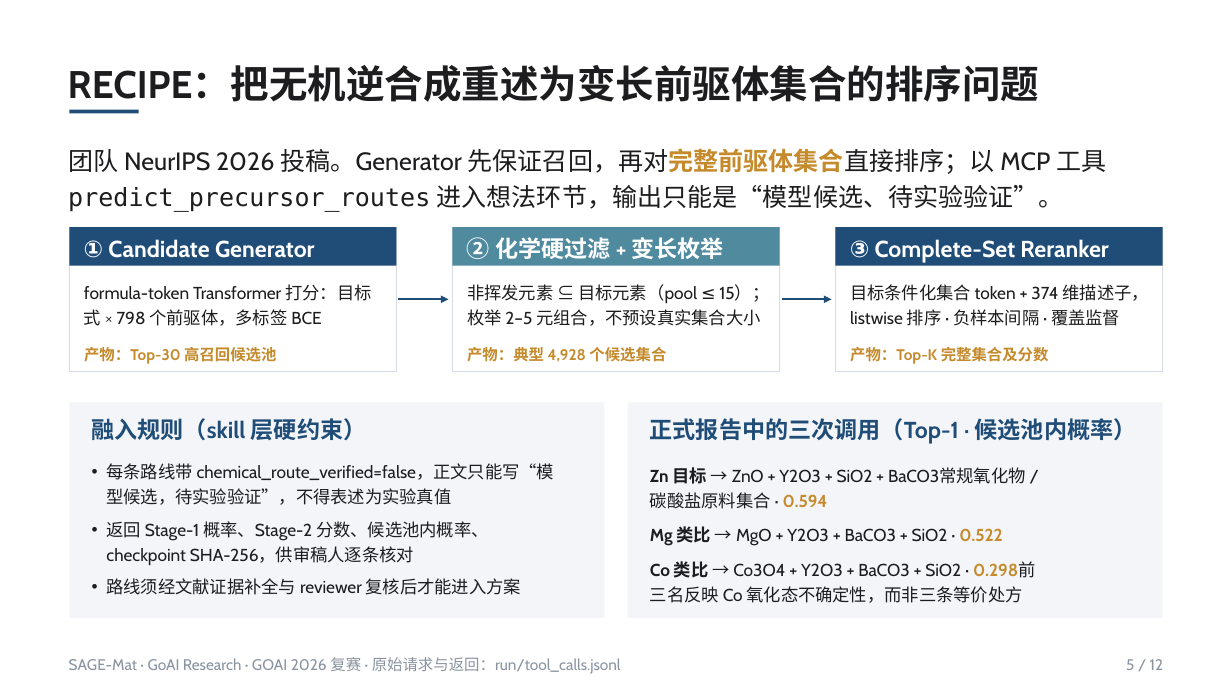
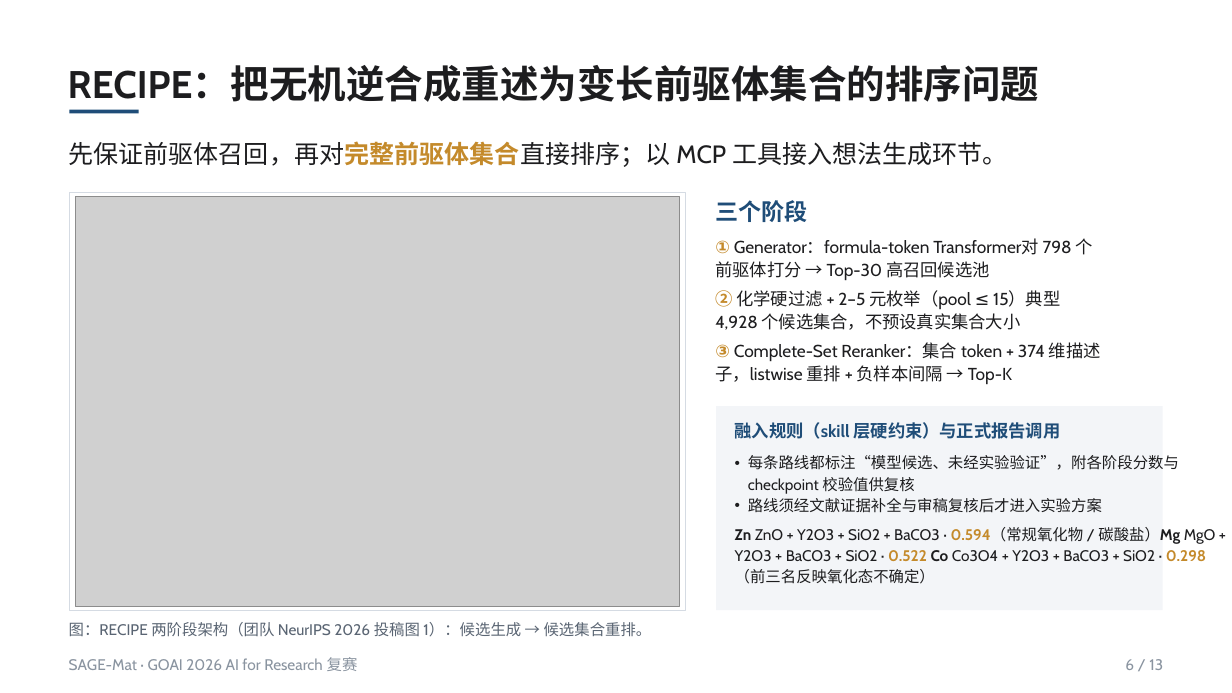
Before and after one commit to asimfish/goai_research, a slide deck: slide 6 of submission/goai_final/deck/SAGE-Mat_复赛方案说明.pptx (slide 5 before the commit). Drawn at 1232x693 pixels with LibreOffice and Linux fonts; fonts in the diff are those of the drawing; grey boxes stand for pictures. Boxes give left, top, right and bottom in pixels: in the first picture for what was removed or moved away, otherwise in the second. Text is boxed around its words. In the diff, an @@ line names an element or a change of style, - is before the commit and + after.

```diff
--- a/submission/goai_final/deck/SAGE-Mat_复赛方案说明.pptx
+++ b/submission/goai_final/deck/SAGE-Mat_复赛方案说明.pptx
@@ text at box(68, 141, 1008, 167): text changed @@
-团队 NeurIPS 2026 投稿。Generator 先保证召回，再对完整前驱体集合直接排序；以 MCP 工具 predict_precursor_routes 进入想法环节，输出只能是“模型候选、待实验验证”。
+先保证前驱体召回，再对完整前驱体集合直接排序；以 MCP 工具接入想法生成环节。
@@ rectangle: place and size @@
-rectangle at box(69, 227, 396, 372)
+rectangle at box(69, 192, 686, 610)
@@ picture added at box(75, 196, 679, 606) @@
@@ text added at box(715, 200, 807, 222), 18 pt, text #1F4D78, bold @@
+三个阶段
@@ text added at box(715, 238, 1101, 384), 13.5 pt, text #1D1D1F @@
+① Generator：formula-token Transformer对 798 个前驱体打分 → Top-30 高召回候选池
+② 化学硬过滤 + 2–5 元枚举（pool ≤ 15）典型 4,928 个候选集合，不预设真实集合大小
+③ Complete-Set Reranker：集合 token + 374 维描述子，listwise 重排 + 负样本间隔 → Top-K
@@ group removed at box(69, 227, 396, 364): 3 texts, 1 rectangle @@
-① Candidate Generator
-formula-token Transformer 打分：目标式 × 798 个前驱体，多标签 BCE
-产物：Top-30 高召回候选池
@@ group removed at box(398, 227, 780, 372): 3 texts, 2 rectangles, 1 arrow @@
-② 化学硬过滤 + 变长枚举
-非挥发元素 ⊆ 目标元素（pool ≤ 15）；枚举 2–5 元组合，不预设真实集合大小
-产物：典型 4,928 个候选集合
@@ group removed at box(782, 227, 1163, 372): 3 texts, 2 rectangles, 1 arrow @@
-③ Complete-Set Reranker
-目标条件化集合 token + 374 维描述子，listwise 排序 · 负样本间隔 · 覆盖监督
-产物：Top-K 完整集合及分数
@@ rectangle removed at box(69, 402, 604, 617) @@
@@ text removed at box(650, 418, 1137, 444) @@
-正式报告中的三次调用（Top-1 · 候选池内概率）
@@ rectangle: place and size @@
-rectangle at box(628, 402, 1163, 617)
+rectangle at box(716, 407, 1163, 611)
@@ text at box(735, 422, 1061, 439): text changed; size 18 to 13.5 pt @@
-融入规则（skill 层硬约束）
+融入规则（skill 层硬约束）与正式报告调用
@@ text removed at box(106, 463, 555, 595) @@
-• 每条路线带 chemical_route_verified=false，正文只能写“模型候选，待实验验证”，不得表述为实验真值
-• 返回 Stage-1 概率、Stage-2 分数、候选池内概率、checkpoint SHA-256，供审稿人逐条核对
-• 路线须经文献证据补全与 reviewer 复核后才能进入方案
@@ text at box(735, 455, 1216, 584): text changed; size 13.5 to 12 pt @@
-Zn 目标 → ZnO + Y2O3 + SiO2 + BaCO3常规氧化物 / 碳酸盐原料集合 · 0.594
-Mg 类比 → MgO + Y2O3 + BaCO3 + SiO2 · 0.522
-Co 类比 → Co3O4 + Y2O3 + BaCO3 + SiO2 · 0.298前三名反映 Co 氧化态不确定性，而非三条等价处方
+• 每条路线都标注“模型候选、未经实验验证”，附各阶段分数与 checkpoint 校验值供复核
+• 路线须经文献证据补全与审稿复核后才进入实验方案
+Zn ZnO + Y2O3 + SiO2 + BaCO3 · 0.594（常规氧化物 / 碳酸盐）Mg MgO + Y2O3 + BaCO3 + SiO2 · 0.522 Co Co3O4 + Y2O3 + BaCO3 + SiO2 · 0.298（前三名反映氧化态不确定）
@@ text added at box(69, 622, 652, 636), 12 pt, text #5A6573 @@
+图：RECIPE 两阶段架构（团队 NeurIPS 2026 投稿图 1）：候选生成 → 候选集合重排。
@@ text at box(69, 657, 358, 671): text changed @@
-SAGE-Mat · GoAI Research · GOAI 2026 复赛 · 原始请求与返回：run/tool_calls.jsonl
+SAGE-Mat · GOAI 2026 AI for Research 复赛
@@ text at box(1125, 659, 1163, 670): text changed @@
-5 / 12
+6 / 13
```
Also in this commit, not shown: 8 other slides changed, 4 slides added, 3 slides removed, 41 other files.
